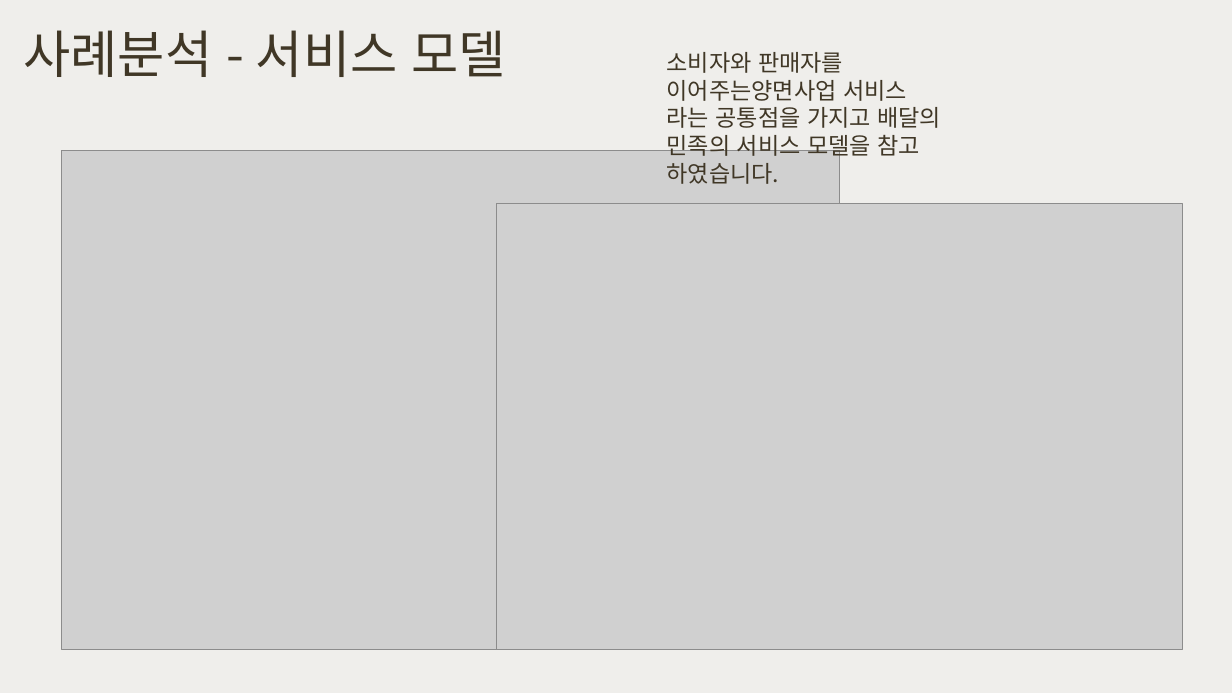
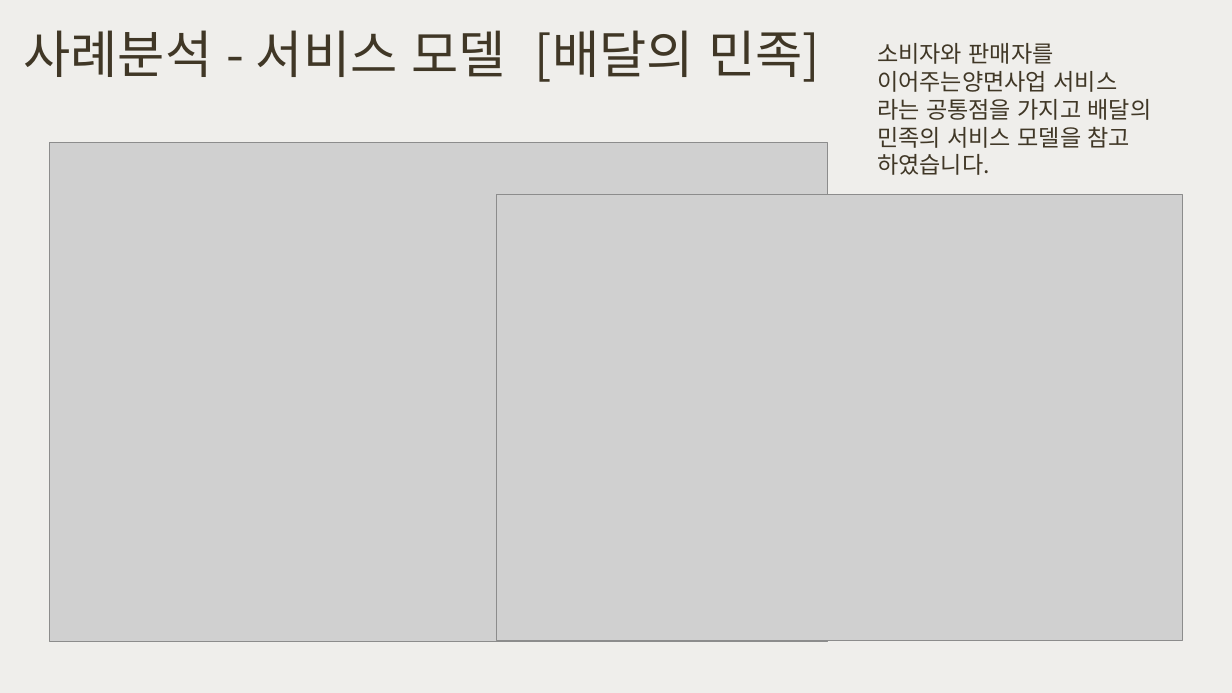
Before and after one commit to happyjane210/GIT2021-working, a slide deck: slide 10 of 9-project/1. 프로젝트 기획/주간 커-피 (초안).pptx. Drawn at 1232x693 pixels with LibreOffice and Linux fonts; fonts in the diff are those of the drawing; grey boxes stand for pictures. Boxes give left, top, right and bottom in pixels: in the first picture for what was removed or moved away, otherwise in the second. Text is boxed around its words. In the diff, an @@ line names an element or a change of style, - is before the commit and + after.

```diff
--- a/9-project/1. 프로젝트 기획/주간 커-피 (초안).pptx
+++ b/9-project/1. 프로젝트 기획/주간 커-피 (초안).pptx
@@ title at [24,30,820,82]: text changed @@
-사례분석 - 서비스 모델
+사례분석 - 서비스 모델 [배달의 민족]
@@ text "소비자와 판매자를 이어주는양면사업 서비스 라는 ...": place and size @@
-text "소비자와 판매자를 이어주는양면사업 서비스 라는 ..." at [667,52,941,184]
+text "소비자와 판매자를 이어주는양면사업 서비스 라는 ..." at [877,43,1152,175]
@@ picture: place and size @@
-picture at [62,150,839,649]
+picture at [50,142,827,641]
@@ picture: place and size @@
-picture at [496,204,1182,650]
+picture at [496,195,1182,640]
```
Also in this commit, not shown: 2 other slides changed, 3 other files.
